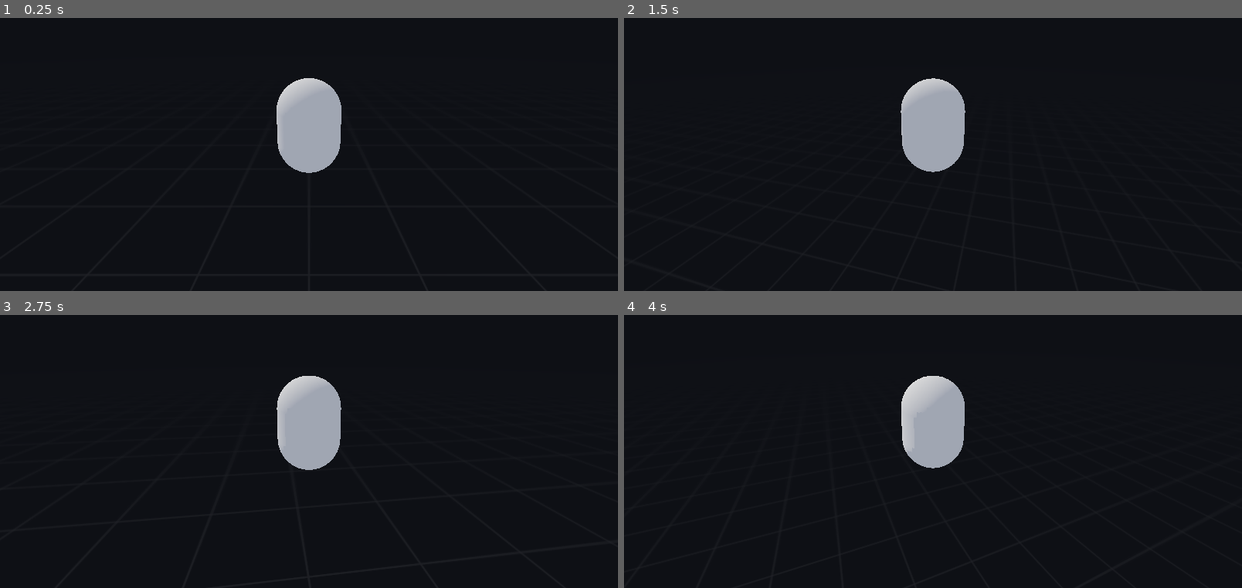
Above: before the commit, frames 1-4 (two rows, left to right).
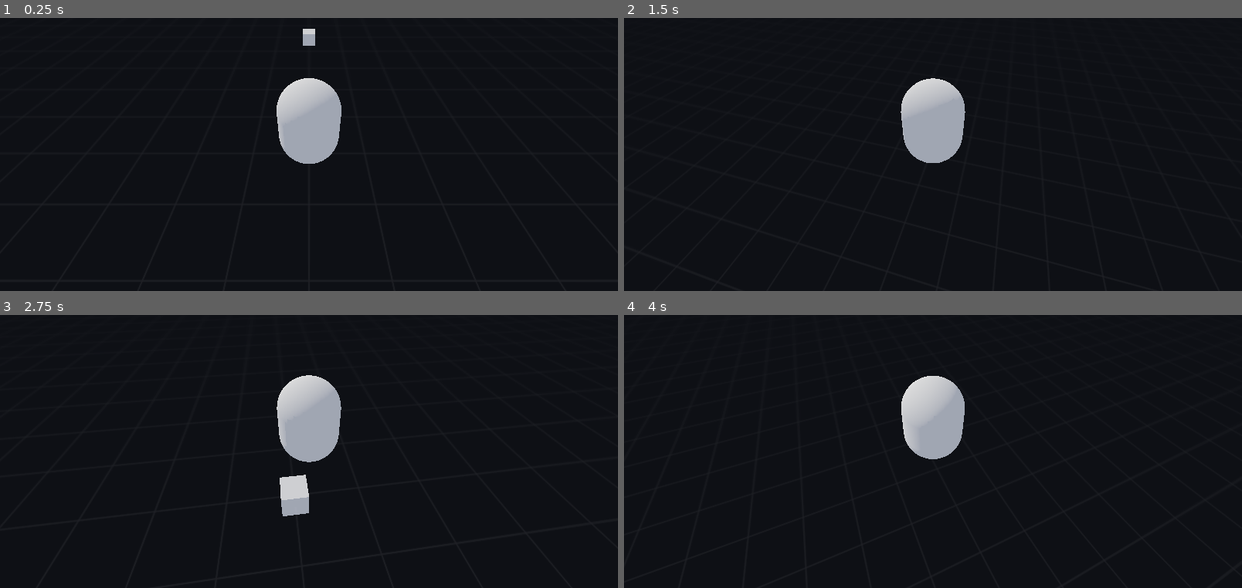
Above: after the commit, the same moments.

Repository: nickyvanurk/game-prototypes
Game: Godot game, scene res://world/world.tscn
Two runs of this game, one before a commit and one after it. Both use one fixed random seed, a clock stepped at 60 frames per second and the inputs below.
Inputs (mouse positions are in pixels of both pictures, inside the frame that each line leads up to):
- Up to frame 1 (0.25 s): no input
- Up to frame 2 (1.5 s): tap Enter at 0.5 s; move the mouse to (963, 108) at 0.52 s; hold W (move_forward) from 0.53 s (still down); tap Space (jump) at 0.77 s; move the mouse to (902, 110) at 1.27 s
- Up to frame 3 (2.75 s): keep holding W (move_forward); tap Space (jump) at 1.52 s; move the mouse to (321, 402) at 2.02 s
- Up to frame 4 (4 s): keep holding W (move_forward); move the mouse to (926, 413) at 2.77 s; tap Space (jump) at 3.02, 3.5, 3.77 s; move the mouse to (976, 410) at 3.52 s

The runs differ from the first frame. In frame 1, 0.6% of the frame differs, in the area x 44-56%, y 3-57%; in frame 2, 0.5%; in frame 3, 1.1%, in the area x 44-56%, y 22-74%; in frame 4, 0.5%.

Commit message:
Add mouse hover trigger

Diff:
--- a/spatial-gizmo/player/player.tscn
+++ b/spatial-gizmo/player/player.tscn
@@ -16,7 +16,7 @@
 script = ExtResource( 1 )
 
 [node name="CameraPivot" type="Position3D" parent="."]
-transform = Transform( 1, 0, 0, 0, 1, 0, 0, 0, 1, 0, 1, 0 )
+transform = Transform( 1, 0, 0, 0, 0.909389, 0.415948, 0, -0.415948, 0.909389, 0, 1, 0 )
 script = ExtResource( 3 )
 min_pitch = -60.0
 max_pitch = 60.0
--- /dev/null
+++ b/spatial-gizmo/world/cube.gd
@@ -0,0 +1,17 @@
+extends KinematicBody
+
+onready var material = $MeshInstance.get_surface_material(0)
+
+var original_color = null
+
+func _ready():
+	original_color = material.albedo_color
+
+func _on_input_event(camera, event, position, normal, shape_idx):
+	print(event)
+
+func _on_mouse_entered():
+	material.albedo_color = Color("#F7574F")
+
+func _on_mouse_exited():
+	material.albedo_color = original_color
--- a/spatial-gizmo/world/world.tscn
+++ b/spatial-gizmo/world/world.tscn
@@ -1,8 +1,9 @@
-[gd_scene load_steps=5 format=2]
+[gd_scene load_steps=9 format=2]
 
 [ext_resource path="res://world/environment.tres" type="Environment" id=1]
 [ext_resource path="res://assets/blocks/texture_01.png" type="Texture" id=2]
 [ext_resource path="res://player/player.tscn" type="PackedScene" id=3]
+[ext_resource path="res://world/cube.gd" type="Script" id=4]
 
 [sub_resource type="SpatialMaterial" id=1]
 flags_transparent = true
@@ -12,6 +13,13 @@
 albedo_color = Color( 1, 1, 1, 0.0588235 )
 albedo_texture = ExtResource( 2 )
 uv1_scale = Vector3( 100, 100, 100 )
+
+[sub_resource type="CubeMesh" id=2]
+
+[sub_resource type="SpatialMaterial" id=3]
+albedo_color = Color( 0.584314, 0.584314, 0.584314, 1 )
+
+[sub_resource type="BoxShape" id=4]
 
 [node name="World" type="Spatial"]
 
@@ -37,4 +45,23 @@
 
 [node name="Player" parent="." instance=ExtResource( 3 )]
 
+[node name="Cube" type="KinematicBody" parent="."]
+transform = Transform( 1, 0, 0, 0, 1, 0, 0, 0, 1, 0, 0, -5 )
+input_capture_on_drag = true
+script = ExtResource( 4 )
+
+[node name="MeshInstance" type="MeshInstance" parent="Cube"]
+transform = Transform( 0.2, 0, 0, 0, 0.2, 0, 0, 0, 0.2, 0, 0, 0 )
+mesh = SubResource( 2 )
+skeleton = NodePath("../..")
+material/0 = SubResource( 3 )
+
+[node name="CollisionShape" type="CollisionShape" parent="Cube"]
+transform = Transform( 0.2, 0, 0, 0, 0.2, 0, 0, 0, 0.2, 0, 0, 0 )
+shape = SubResource( 4 )
+
+[connection signal="input_event" from="Cube" to="Cube" method="_on_input_event"]
+[connection signal="mouse_entered" from="Cube" to="Cube" method="_on_mouse_entered"]
+[connection signal="mouse_exited" from="Cube" to="Cube" method="_on_mouse_exited"]
+
 [editable path="Player"]
